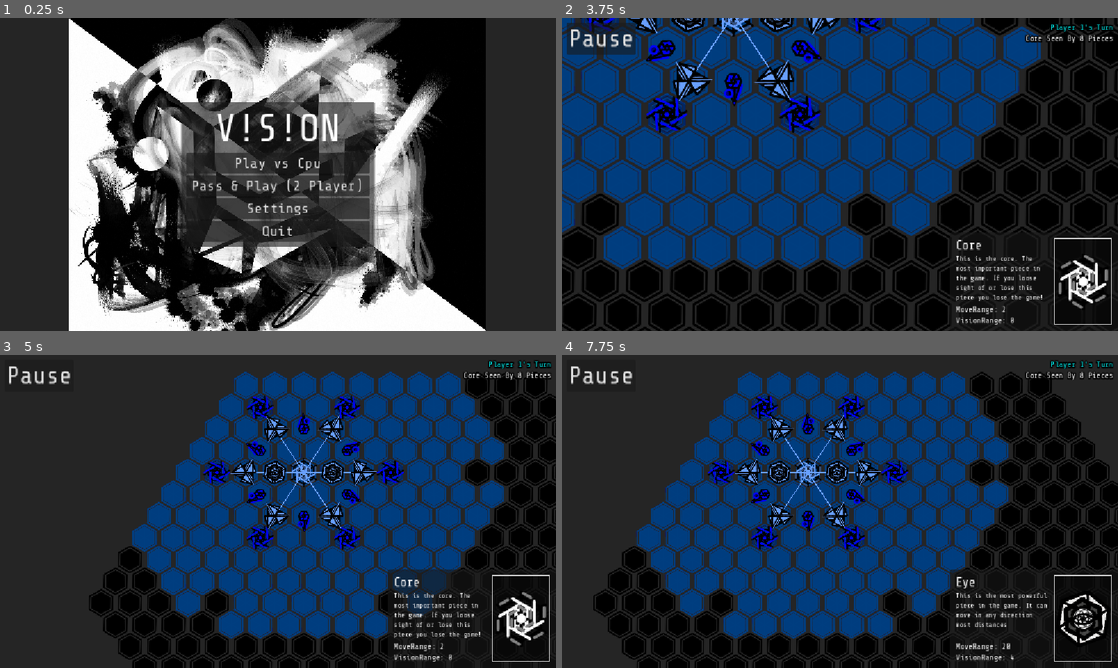
Above: before the commit, frames 1-4 (two rows, left to right).
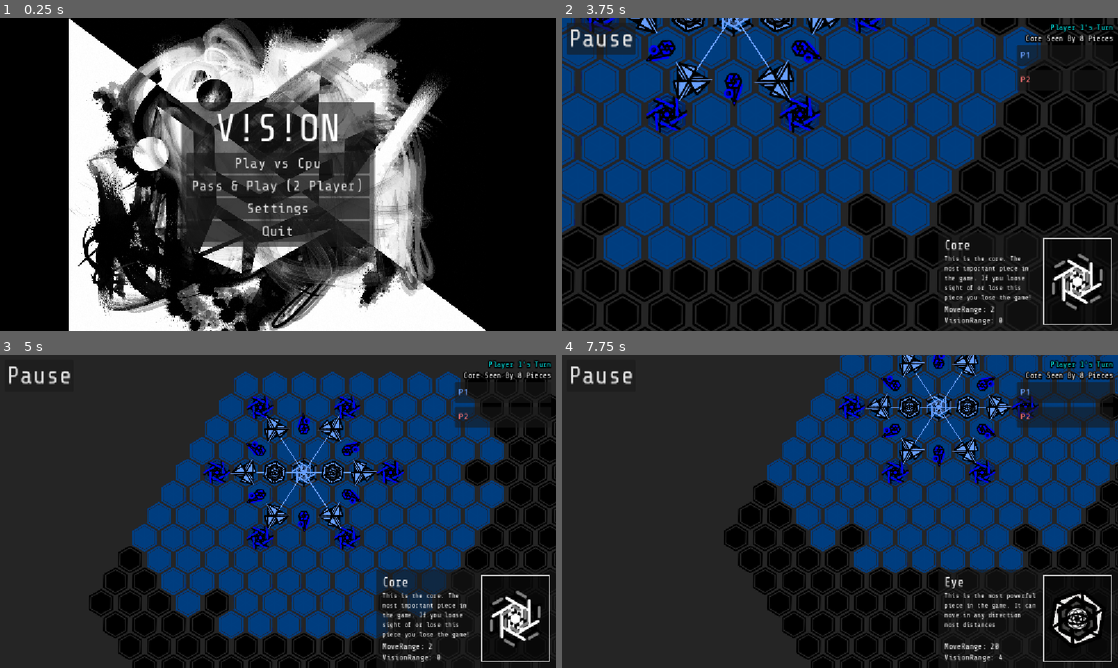
Above: after the commit, the same moments.

Repository: petesamerson/V-s-on
Game: Godot game, scene res://main_menu.tscn
Same seed, same stepped clock (60 frames per second), same inputs: the game is played once before the commit and once after it.
Inputs (mouse positions are in pixels of both pictures, inside the frame that each line leads up to):
- Up to frame 1 (0.25 s): no input
- Up to frame 2 (3.75 s): click "Play vs Cpu" at 0.5 s; click "Play vs Cpu" at 1.25 s; click "Pass & Play (2 Player)" at 2 s; click "Pass & Play (2 Player)" at 2.75 s; click "Start Game" at 3.5 s
- Up to frame 3 (5 s): drag from (244, 464) to (300, 386) at 4.27 s
- Up to frame 4 (7.75 s): tap Enter at 5, 7.25 s; drag from (834, 473) to (906, 408) at 5.02 s; click "Pause" at 5.75 s; tap Space at 6.5 s; move the mouse to (967, 408) at 6.52 s; click (967, 408) at 6.67 s; drag from (1023, 408) to (895, 470) at 7.27 s

The runs differ from the first frame. In frame 1, 25% of the frame differs, in the area x 0-100%, y 0-100%; in frame 2, 2.5%; in frame 3, 2.9%; in frame 4, 42%, in the area x 5-100%, y 0-100%.

Commit message:
ui changes scale capture ui

Diff:
--- a/CPUPlayer.gd
+++ b/CPUPlayer.gd
@@ -5,11 +5,14 @@
 @export_range(1,5) var difficulty: int = 5
 
 var board: Board
+var last_moved_piece: Piece
 var recent_piece_ids: Array[int] = []
+var rng := RandomNumberGenerator.new()
 
 
 func setup(game_board: Board) -> void:
 	print("cpu created with difficulty " + str(difficulty))
+	rng.randomize()
 	board = game_board
 
 
@@ -45,10 +48,17 @@
 			destinations = piece.generate_possible_moves(piece.get_cur_pos())
 
 		for destination in destinations:
+			var randomness_by_difficulty := [40.0, 28.0, 18.0, 10.0, 5.0]
+			var randomness: float = randomness_by_difficulty[
+				clampi(difficulty - 1, 0, 4)
+			]
+			var move_score := score_move(piece, destination, core_under_attack)
+			move_score += rng.randf_range(-randomness, randomness)
+
 			actions.append({
 				"piece": piece,
 				"destination": destination,
-				"score": score_move(piece, destination, core_under_attack)
+				"score": move_score
 			})
 
 	if actions.is_empty():
@@ -77,6 +87,7 @@
 	if recent_piece_ids.size() > 2:
 		recent_piece_ids.pop_back()
 
+	last_moved_piece = chosen_piece
 	chosen_piece.make_cpu_move(destination)
 
 
@@ -174,15 +185,16 @@
 			score += 16.0
 
 	# Reward revealing territory that our pieces cannot currently see.
+		# Reward scouting, with a stronger preference for low-value pieces.
 	var newly_seen_cells := 0
 	for cell in new_vision:
 		if not board.hasCellInVision(player_number, cell):
 			newly_seen_cells += 1
 
-	var scouting_factor := 1.0 / (1.0 + float(piece.piece_value) * 0.15)
-	score += float(newly_seen_cells) * 0.75 * scouting_factor
-
-	# Extra reward when this move reveals a previously hidden enemy.
+	var scouting_factor := 1.0 / (1.0 + float(piece.piece_value) * 0.35)
+	score += float(newly_seen_cells) * 2.5 * scouting_factor
+
+	# Strongly reward discovering an enemy that was outside our current vision.
 	for node in board.player_pieces[enemy_player - 1]:
 		var enemy := node as Piece
 		if enemy == null:
@@ -193,15 +205,7 @@
 			not board.hasCellInVision(player_number, enemy_cell)
 			and new_vision.has(enemy_cell)
 		):
-			score += 35.0 * scouting_factor
-
-	for node in board.player_pieces[player_number - 1]:
-		var ally := node as Piece
-		if ally == null or ally == piece:
-			continue
-
-		if not board.is_guarded(ally) and new_vision.has(ally.get_cur_pos()):
-			score += 12.0
+			score += 90.0 * scouting_factor
 
 	# Keep non-core pieces near allies and encourage shared coverage.
 	if not piece is CorePiece:
@@ -236,16 +240,28 @@
 	elif own_support_after == 1:
 		score -= 100.0
 
-	# Account only for enemy pieces whose locations are visible.
+	# Prefer moving threatened pieces to safety.
+	var threatened_before := false
+	var threatened_after := false
+
 	for node in board.player_pieces[enemy_player - 1]:
 		var enemy_piece := node as Piece
 		if enemy_piece == null or enemy_piece == captured:
 			continue
 		if not board.hasCellInVision(player_number, enemy_piece.get_cur_pos()):
 			continue
+
+		if enemy_piece.cur_moves.has(old_position):
+			threatened_before = true
+
 		if enemy_piece.cur_moves.has(destination):
-			var loss_penalty := 300.0 + float(piece.piece_value) * 60.0
+			threatened_after = true
+			var value := float(piece.piece_value)
+			var loss_penalty := 300.0 + value * value * 40.0
 			score -= loss_penalty
+
+	if threatened_before and not threatened_after:
+		score += 250.0 + float(piece.piece_value) * 100.0
 
 	# Encourage rotating through pieces when choices are close in value.
 	if recent_piece_ids.has(piece.get_instance_id()):
--- a/base_scene.tscn
+++ b/base_scene.tscn
@@ -342,7 +342,14 @@
 layout_mode = 2
 theme_override_styles/panel = SubResource("StyleBoxFlat_ixihg")
 
-[node name="TextureRect" type="TextureRect" parent="TurnLayer/SelectionPanel/MarginContainer/VBoxContainer/HBoxContainer/PanelContainer"]
+[node name="MarginContainer" type="MarginContainer" parent="TurnLayer/SelectionPanel/MarginContainer/VBoxContainer/HBoxContainer/PanelContainer"]
+layout_mode = 2
+theme_override_constants/margin_left = 10
+theme_override_constants/margin_top = 10
+theme_override_constants/margin_right = 10
+theme_override_constants/margin_bottom = 10
+
+[node name="TextureRect" type="TextureRect" parent="TurnLayer/SelectionPanel/MarginContainer/VBoxContainer/HBoxContainer/PanelContainer/MarginContainer"]
 custom_minimum_size = Vector2(100, 100)
 layout_mode = 2
 theme = SubResource("Theme_6ow2y")
--- a/board.gd
+++ b/board.gd
@@ -10,6 +10,7 @@
 @onready var turn_menu = $"../TurnLayer/PlayerSwitchOverlay"
 @onready var selection_panel= $"../TurnLayer/SelectionPanel"
 @onready var settings_cover= $"../TurnLayer/SettingsCover"
+@onready var stat_container: VBoxContainer = $"../TurnLayer/StatMargin/StatContainer"
 
 @export var capture_texture: Texture2D
 
@@ -39,6 +40,7 @@
 
 	instantiate_turn_menu()
 	instantiate_core_menu()
+	create_capture_hud()
 
 	intialize_drawn_sprite_nodes()
 	update_mobile_scale()
@@ -63,6 +65,7 @@
 		# scale_text_tree(get_tree().current_scene, 2.0 if true else 1.0)
 		# selection_panel.scale = Vector2(0.8,0.8)
 		selection_panel.pivot_offset = selection_panel.size
+		resize_selection_image_to_text()
 		pass
 
 		# SelectionPanel.scale = Vector2(3.0,3.0)
@@ -74,11 +77,13 @@
 	var row := root.get_child(0) as HBoxContainer
 	var text_column := row.get_node("VBoxContainer") as VBoxContainer
 	var image_panel := row.get_node("PanelContainer") as PanelContainer
+	var image_magin := image_panel.get_child(0) as MarginContainer
+	var image_rect := image_magin.get_child(0) as TextureRect
 
 	await get_tree().process_frame
 
 	var side := maxf(text_column.size.y, 120.0)
-	image_panel.custom_minimum_size = Vector2(side, side)
+	image_rect.custom_minimum_size = Vector2(side*2/3, side*2/3)
 
 func scale_text_tree(node: Node, factor: float) -> void:
 	if node is RichTextLabel:
@@ -214,7 +219,7 @@
 	var h_box = v_box_root.get_child(0) as HBoxContainer
 	for child in h_box.get_children():
 		if child is PanelContainer:
-			var tr = child.get_child(0) as TextureRect
+			var tr = child.get_child(0).get_child(0) as TextureRect
 			tr.texture = selectedPiece.sprite.texture
 		if child is VBoxContainer:
 			for label in child.get_children():
@@ -291,6 +296,9 @@
 var player_last_moves: Array[Piece] = []
 var player_vision_tiles: Array[Array] = [[],[]]
 
+var player_captures: Array[Array] = [[], []]
+var capture_rows: Array[HFlowContainer] = []
+
 func spawn_all_pieces():
 	var num1 := randi_range(0, 5)
 	var num2 := randi_range(0, 5)
@@ -412,9 +420,71 @@
 		rotate_piece.draw_vision_change()
 
 
-func remove_piece(piece: Piece):
+# func remove_piece(piece: Piece):
+# 	player_pieces[piece.owned_player - 1].erase(piece)
+# 	pieces_container.remove_child(piece)
+func remove_piece(piece: Piece) -> void:
+	var capturer_index := current_player - 1
+
+	player_captures[capturer_index].append({
+		"texture": piece.sprite.texture,
+		"name": piece.getTypeString()
+	})
+	add_captured_piece_icon(capturer_index, piece)
+
 	player_pieces[piece.owned_player - 1].erase(piece)
 	pieces_container.remove_child(piece)
+	piece.queue_free()
+
+func create_capture_hud() -> void:
+	var hud := VBoxContainer.new()
+	hud.name = "CapturedPiecesHUD"
+	hud.add_theme_constant_override("separation", 8)
+	stat_container.add_child(hud)
+
+	for player_id in range(1, 3):
+
+		var panel := PanelContainer.new()
+		panel.name = "P%d" % player_id
+		panel.custom_minimum_size = Vector2(170, 0)
+		hud.add_child(panel)
+
+		var margin := MarginContainer.new()
+		margin.add_theme_constant_override("margin_left", 8)
+		margin.add_theme_constant_override("margin_top", 8)
+		margin.add_theme_constant_override("margin_right", 8)
+		margin.add_theme_constant_override("margin_bottom", 8)
+		panel.add_child(margin)
+
+		var column := VBoxContainer.new()
+		margin.add_child(column)
+
+		var title := Label.new()
+		title.text = "P%d" % player_id
+		title.modulate = GameColors.PLAYER_BLUE_POWER if player_id == 1 else GameColors.PLAYER_RED_POWER
+		column.add_child(title)
+
+		var row := HFlowContainer.new()
+		row.custom_minimum_size = Vector2(150, 0)
+		row.add_theme_constant_override("h_separation", 4)
+		row.add_theme_constant_override("v_separation", 4)
+		column.add_child(row)
+
+		capture_rows.append(row)
+
+
+func add_captured_piece_icon(player_index: int, captured_piece: Piece) -> void:
+	var row := capture_rows[player_index]
+
+	var icon := TextureRect.new()
+	icon.custom_minimum_size = Vector2(32, 32)
+	icon.expand_mode = TextureRect.EXPAND_IGNORE_SIZE
+	icon.stretch_mode = TextureRect.STRETCH_KEEP_ASPECT_CENTERED
+	icon.texture = captured_piece.sprite.texture
+	icon.modulate = captured_piece.sprite.modulate
+	icon.tooltip_text = captured_piece.getTypeString()
+
+	row.add_child(icon)
 
 func get_enemy_piece_at_cell(cell: Vector2i, player: int) -> Piece:
 	for node in pieces_container.get_children():
@@ -764,6 +834,7 @@
 				see_count += 1
 			else:
 				p.powered = false
+				p.update_piece_color()
 	update_core_text(see_count)
 	current_core.power_count = see_count
 
@@ -817,8 +888,17 @@
 
 	var core_cell := enemy_core.get_cur_pos()
 
-	# Don't reveal the opponent's core or its support unless the core is visible.
 	if not hasCellInVision(current_player, core_cell):
+		for node in player_pieces[enemy_player - 1]:
+			var supporter := node as Piece
+			if supporter == null or supporter is CorePiece:
+				continue
+			if not hasCellInVision(current_player, supporter.get_cur_pos()):
+				continue
+
+			supporter.powered = false
+			supporter.update_piece_color()
+
 		return
 
 	var visible_support_count := 0
@@ -952,15 +1032,68 @@
 	else:
 		display_winner(current_player)
 
-func end_turn_vs_cpu():
+# func end_turn_vs_cpu():
+# 	current_player = 2 if current_player == 1 else 1
+# 	if current_player == cpu_player.player_number:
+# 		cpu_player.take_turn()
+# 		if(player_last_moves.size() < 2):
+# 			player_last_moves.append(cpu_player.last_moved_piece)
+# 		else:
+# 			player_last_moves[1] = cpu_player.last_moved_piece
+# 	else:
+# 		update_turn_text()
+# 		update_all_piece_vision()
+# 		turn_menu.hide()
+func end_turn_vs_cpu() -> void:
 	current_player = 2 if current_player == 1 else 1
+
 	if current_player == cpu_player.player_number:
+		update_turn_text()
 		cpu_player.take_turn()
+
+		if player_last_moves.size() < 2:
+			if(cpu_player.last_moved_piece != null):
+				player_last_moves.append(cpu_player.last_moved_piece)
+		else:
+			if(cpu_player.last_moved_piece != null):
+				player_last_moves[1] = cpu_player.last_moved_piece
 	else:
-		update_turn_text()
+		# # update_all_piece_vision()
+		# # turn_menu.hide()
+		# # if(cpu_player.last_moved_piece != null):
+		# # 	await update_move_camera(cpu_player.last_moved_piece)
+		# # 	await update_move_camera(player_last_moves[0])
+		# update_turn_text()
 		update_all_piece_vision()
 		turn_menu.hide()
 
+		# First show the CPU move, if it is visible.
+		var enemy_move: Piece = cpu_player.last_moved_piece
+		if (
+			enemy_move != null
+			and is_instance_valid(enemy_move)
+			and hasCellInVision(current_player, enemy_move.get_cur_pos())
+		):
+			await camera.zoom_to_global_position(
+				enemy_move.global_position,
+				camera.zoom.x
+			)
+
+		# Then show this player's last move, or their core.
+		var own_index := current_player - 1
+		if own_index < player_last_moves.size():
+			var own_move: Piece = player_last_moves[own_index]
+			if is_instance_valid(own_move):
+				await camera.zoom_to_global_position(
+					own_move.global_position,
+					camera.zoom.x
+				)
+			else:
+				await move_camera_to_core()
+		else:
+			await move_camera_to_core()
+
+		update_turn_text()
 
 func update_move_camera(movedPiece: Piece):
 	update_all_piece_vision()
@@ -971,8 +1104,9 @@
 		)
 	else:
 		if(player_last_moves.size() == player_pieces.size()):
+			var enemy_player = 2 if current_player == 1 else 1
 			await camera.zoom_to_global_position(
-				player_last_moves[current_player - 1].global_position,
+				player_last_moves[enemy_player - 1].global_position,
 				camera.zoom.x
 			)
 
@@ -1573,15 +1707,46 @@
 	for p in pieces_container.get_children():
 		if(p is EyePiece and p.owned_player != current_player):
 			enemy_eye = true
+
 	current_player = 2 if current_player == 1 else 1
+	update_all_piece_vision()
+	# move_camera_to_core()
+	# turn_menu.hide()
+	# if(player_last_moves.size() == player_pieces.size()):
+	# 	await update_move_camera(
+	# 		player_last_moves[current_player - 1]
+	# 	)
+		# Show the enemy's last move, if it is visible to the incoming player.
+
+
+
+	if player_last_moves.size() > 1:
+		var enemy_index := 1 if current_player == 1 else 0
+		var enemy_move: Piece = player_last_moves[enemy_index]
+		if (
+			is_instance_valid(enemy_move)
+			and hasCellInVision(current_player, enemy_move.get_cur_pos())
+		):
+			await camera.zoom_to_global_position(
+				enemy_move.global_position,
+				camera.zoom.x
+			)
+
+	# Return to this player's last move, or their core if they have not moved yet.
+	var own_index := current_player - 1
+	if own_index < player_last_moves.size():
+		var own_move: Piece = player_last_moves[own_index]
+		if is_instance_valid(own_move):
+			await camera.zoom_to_global_position(
+				own_move.global_position,
+				camera.zoom.x
+			)
+		else:
+			await move_camera_to_core()
+	else:
+		await move_camera_to_core()
+
 	update_turn_text()
-	update_all_piece_vision()
-	move_camera_to_core()
-	turn_menu.hide()
-	if(player_last_moves.size() == player_pieces.size()):
-		await update_move_camera(
-			player_last_moves[current_player - 1]
-		)
 
 
 func _on_stay_button_pressed() -> void:
--- a/main_menu.tscn
+++ b/main_menu.tscn
@@ -1,9 +1,12 @@
-[gd_scene load_steps=5 format=3 uid="uid://b8rp2ul3q0ef7"]
+[gd_scene load_steps=6 format=3 uid="uid://b8rp2ul3q0ef7"]
 
 [ext_resource type="Texture2D" uid="uid://bb56cxu85pn2k" path="res://Hitbox I.jpg" id="1_06t4h"]
 [ext_resource type="Script" uid="uid://bili43mcjbckj" path="res://main_menu.gd" id="1_fu7sn"]
 [ext_resource type="FontFile" uid="uid://0dgkkplooc23" path="res://fonts/ShareTechMono-Regular.ttf" id="3_jix8l"]
 
+[sub_resource type="StyleBoxFlat" id="StyleBoxFlat_jix8l"]
+bg_color = Color(0, 0, 0, 1)
+
 [sub_resource type="StyleBoxFlat" id="StyleBoxFlat_fu7sn"]
 bg_color = Color(0, 0, 0, 0.81960785)
 
@@ -15,6 +18,15 @@
 grow_horizontal = 2
 grow_vertical = 2
 script = ExtResource("1_fu7sn")
+
+[node name="Background" type="Panel" parent="."]
+layout_mode = 1
+anchors_preset = 15
+anchor_right = 1.0
+anchor_bottom = 1.0
+grow_horizontal = 2
+grow_vertical = 2
+theme_override_styles/panel = SubResource("StyleBoxFlat_jix8l")
 
 [node name="MainScreen" type="Control" parent="."]
 layout_mode = 1
Not shown, changed: V!s!on.html
Not shown, changed: V!s!on.pck
